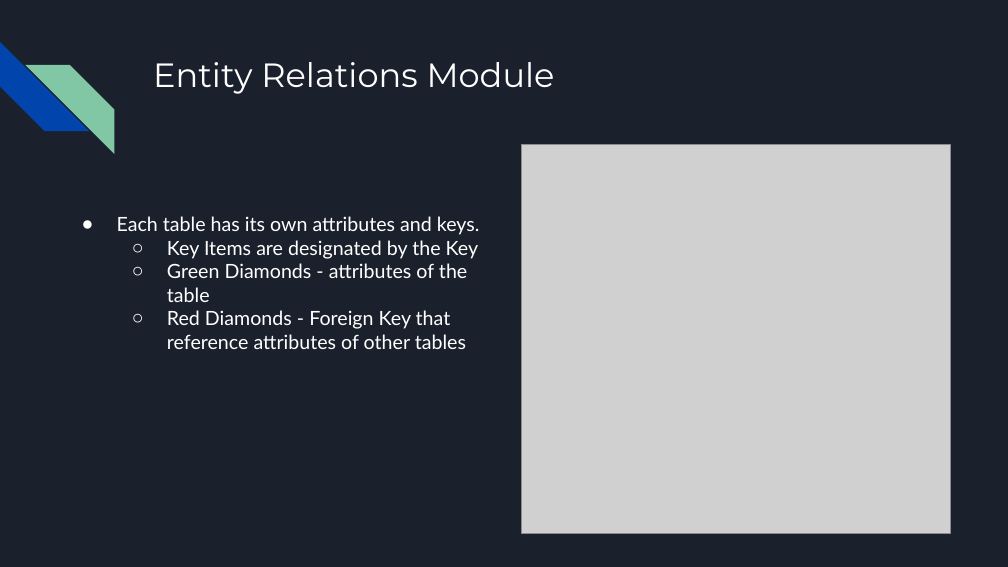
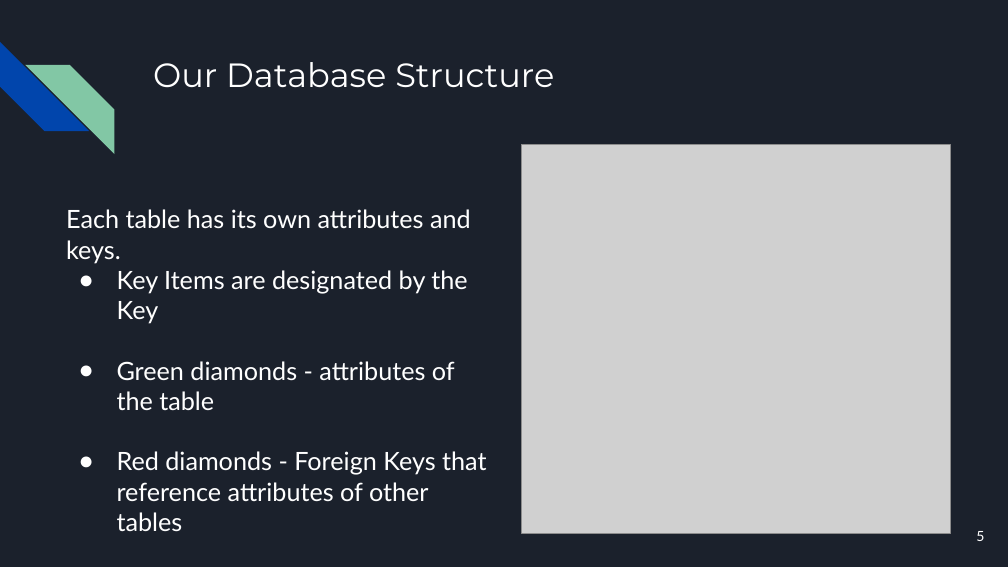
Before and after one commit to acompsec1/CSCI-2210-Java-Warehouse-Managment-System, a slide deck: slide 5 of The Knicks Java Final Project Presentation.pptx (slide 4 before the commit). Drawn at 1008x567 pixels with LibreOffice and Linux fonts; fonts in the diff are those of the drawing; grey boxes stand for pictures. Boxes give left, top, right and bottom in pixels: in the first picture for what was removed or moved away, otherwise in the second. Text is boxed around its words. In the diff, an @@ line names an element or a change of style, - is before the commit and + after.

```diff
--- a/The Knicks Java Final Project Presentation.pptx
+++ b/The Knicks Java Final Project Presentation.pptx
@@ title at bbox=[153, 62, 554, 88]: text changed @@
-Entity Relations Module
+Our Database Structure
@@ text "Each table has its own ...": place and size @@
-text "Each table has its own ..." at bbox=[117, 216, 480, 349]
+text "Each table has its own ..." at bbox=[66, 209, 486, 532]
@@ text at bbox=[66, 209, 471, 324]: size 14 to 18 pt in "Each table has its own attributes and ...", "Key Items are designated by the Key"; bullet ● to none; bullet ○ to ●; list level 2 to 1 in "Key Items are designated by ..." @@
@@ text at bbox=[117, 361, 486, 532]: text changed; size 14 to 18 pt @@
-  ○ Green Diamonds - attributes of the table
-  ○ Red Diamonds - Foreign Key that reference attributes of other tables
+● Green diamonds - attributes of the table
+● Red diamonds - Foreign Keys that reference attributes of other tables
@@ page number added at bbox=[976, 531, 984, 541], 10 pt, text #FFFFFF @@
+5
```
Also in this commit, not shown: 29 other slides changed, 1 slide added, 1 slide removed, 1 other file.
